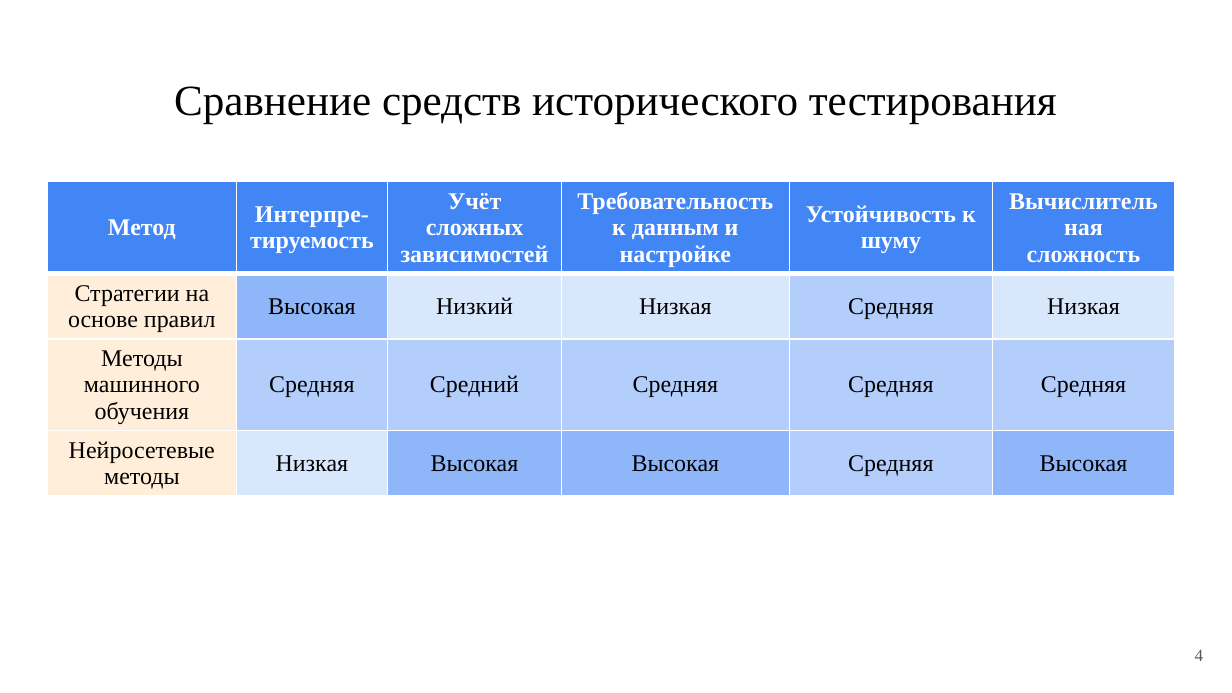
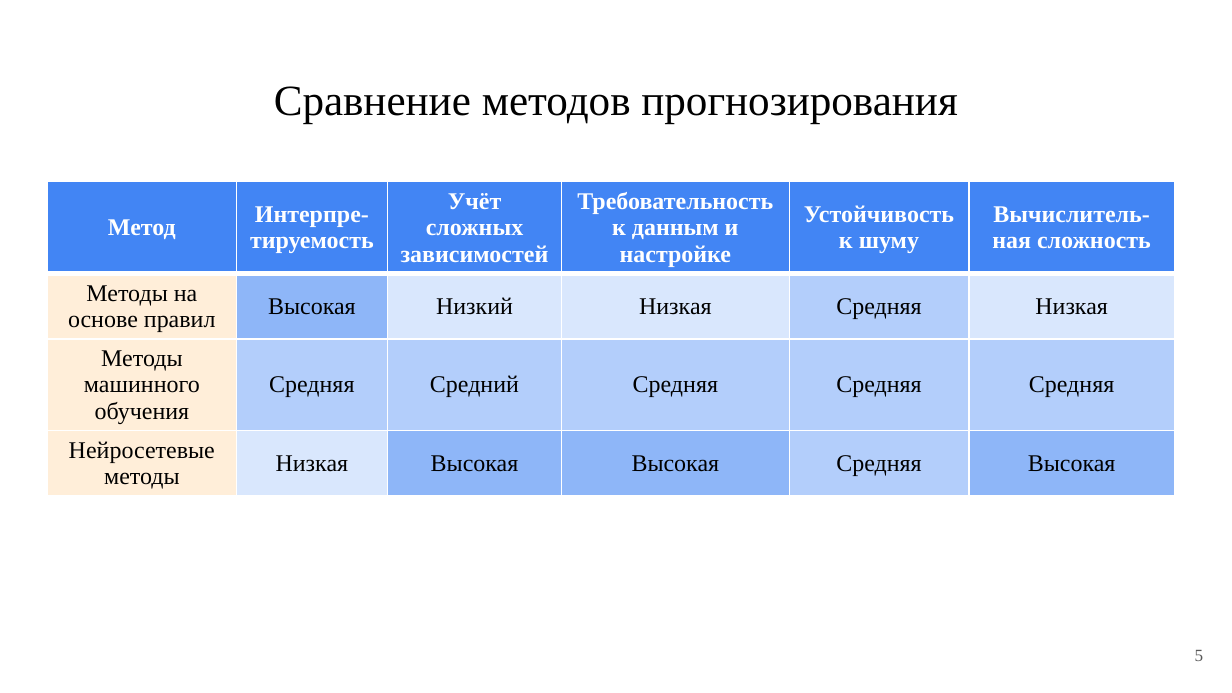
Before and after one commit to PetrovKirill00/BKP, a slide deck: slide 5 of Презентация.pptx (slide 4 before the commit). Drawn at 1232x693 pixels with LibreOffice and Linux fonts; fonts in the diff are those of the drawing. Boxes give left, top, right and bottom in pixels: in the first picture for what was removed or moved away, otherwise in the second. Text is boxed around its words. In the diff, an @@ line names an element or a change of style, - is before the commit and + after.

```diff
--- a/Презентация.pptx
+++ b/Презентация.pptx
@@ title at [274, 86, 957, 124]: text changed @@
-Сравнение средств исторического тестирования
+Сравнение методов прогнозирования
@@ table at [48, 181, 1175, 517] @@
-row 1, column 6: Вычислительная сложность
+row 1, column 6: Вычислитель-ная сложность
-row 2, column 1: Стратегии на основе правил
+row 2, column 1: Методы на основе правил
@@ page number at [1195, 650, 1204, 661]: text changed @@
-4
+5
```
Also in this commit, not shown: 4 other slides changed, 4 slides added, 3 slides removed, 12 other files.
